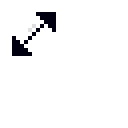
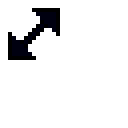
Layered file, before and after one edit (128x128). Changes by layer:
painted on "HSplit" over bbox(8, 8, 60, 60)
